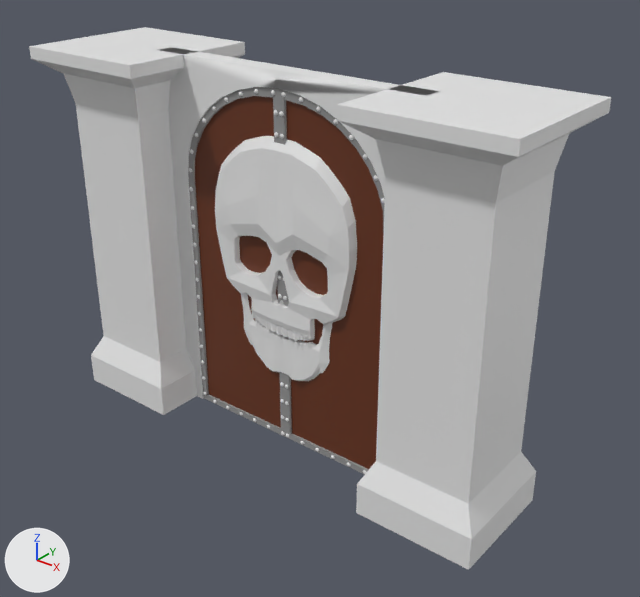
A saved change to the FBX model Assets/Models/Environment/boss-door.fbx.
One viewpoint serves both versions: a 50 mm camera at (8.09, -9.32, 8.47) aimed at (0.51, 0.16, 2.59). The lights are fixed; the arrows at lower left show +X, +Y and +Z. The picture after the commit comes second. Where no turn or scale is listed for an object, it has been applied to the vertices. Vertices at exactly the same position are counted once.

In view in the first picture: 'Base Door R', 'Frame', 'Pillar LowPoly', 'Pillar LowPoly.001', 'deco skull head R', 'deco skull lower jaw R', 'rivet R'.
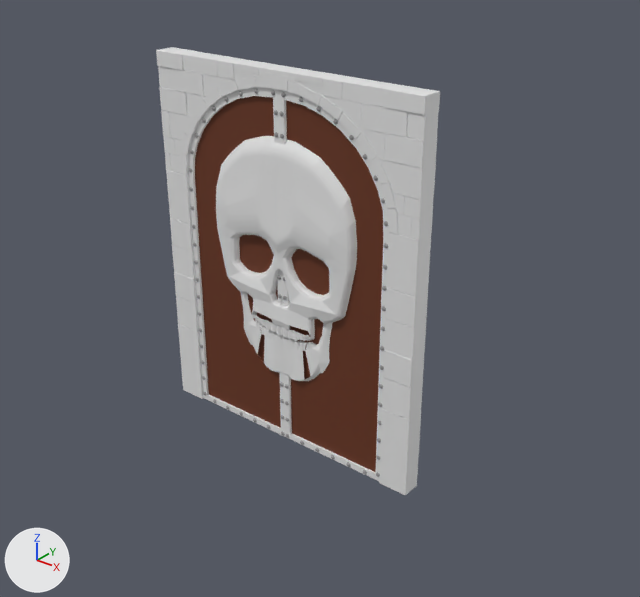
Patch to the scene script:
```diff
--- a/Assets/Models/Environment/boss-door.fbx.py
+++ b/Assets/Models/Environment/boss-door.fbx.py
@@ mat_door_rim @@
 mat_door_rim = principled_material('Door Rim')
-mat_door_rim.base_color = (0.298, 0.298, 0.298)  # grey #949494
+mat_door_rim.base_color = (0.8, 0.8, 0.8)  # white #e7e7e7
@@ me_plane_004 @@
 # used by ob_deco_skull_lower_jaw_r; location = (0.0, -0.09, 0.0)
-me_plane_004.from_pydata(...)  # 188 vertices, 138 faces; spans x -0.97..0.97, y -0.07..0.0, z 1.16..2.82
+me_plane_004.from_pydata(...)  # 360 vertices, 286 faces; spans x -0.97..0.97, y -0.07..0.0, z 1.16..2.82
+# me_plane_004 part 2: 24 vertices removed from x -0.85..0.85, y -0.05..-0.04, z 1.25..2.48; 196 vertices added at x -0.89..0.89, y -0.07..-0.02, z 1.19..2.51
 me_plane_004.materials.append(mat_bone)
@@ me_cube_002 @@
 # used by ob_frame; location = (0.0, 0.0, 0.0)
-me_cube_002.from_pydata(...)  # 54 vertices, 33 faces; spans x -2.4..2.4, y -0.15..0.15, z 0.0..6.0
+me_cube_002.from_pydata(...)  # 968 vertices, 854 faces; spans x -2.4..2.4, y -0.17..0.17, z 0.0..6.0
+# me_cube_002 part 1: 8 vertices removed from x -1.49..1.49, y -0.15..0.15, z 5.14..6.0; 922 vertices added at x -2.4..2.4, y -0.17..0.17, z 0.0..6.0
 me_cube_002.materials.append(mat_stone_door_frame)
@@ ob_pillar_lowpoly @@
-ob_pillar_lowpoly = bpy.data.objects.new('Pillar LowPoly', me_pillar_007)
-ob_pillar_lowpoly.location = (-3.0, 0.0, 0.0)
@@ ob_pillar_lowpoly_001 @@
-ob_pillar_lowpoly_001 = bpy.data.objects.new('Pillar LowPoly.001', me_pillar_001)
-ob_pillar_lowpoly_001.location = (3.0, 0.0, 0.0)
```

Pixel boxes [x1, y1, x2, y2] of what changed, in the pictures (640 x 597 px):
'Pillar LowPoly.001', deleted: before [337, 72, 611, 570]
'Base Door R', recoloured: [188, 87, 385, 474] in both
'Pillar LowPoly', deleted: before [29, 27, 245, 415]
'Frame', reshaped: before [160, 47, 439, 399]; after [156, 47, 440, 495]
part 1 of me_cube_002, cut back: before [160, 47, 439, 398]; after [156, 47, 440, 495]
part 2 of me_plane_004, cut back: before [241, 293, 333, 381]; after [240, 292, 333, 381]
